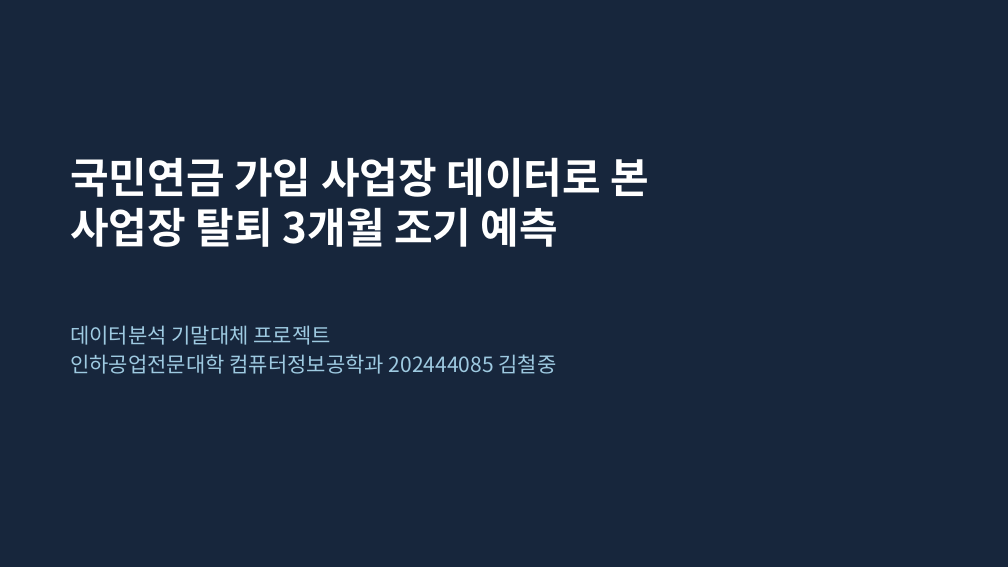
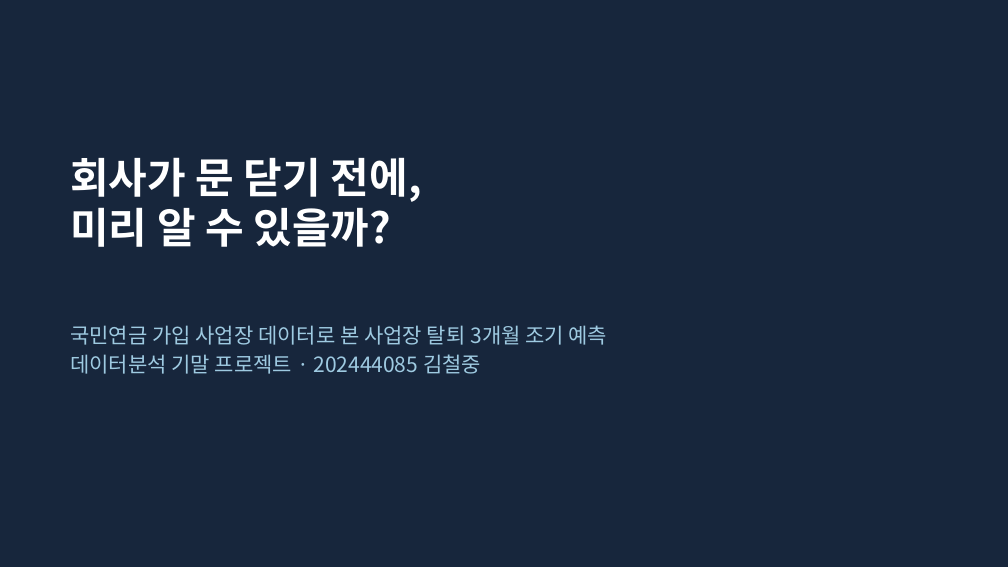
Before and after one commit to cholin3721/NPS-Workplace-Exit-Prediction, a slide deck: slide 1 of docs/202444085_김철중_기말프로젝트_발표.pptx. Drawn at 1008x567 pixels with LibreOffice and Linux fonts; fonts in the diff are those of the drawing. Boxes give left, top, right and bottom in pixels: in the first picture for what was removed or moved away, otherwise in the second. Text is boxed around its words. In the diff, an @@ line names an element or a change of style, - is before the commit and + after.

```diff
--- a/docs/202444085_김철중_기말프로젝트_발표.pptx
+++ b/docs/202444085_김철중_기말프로젝트_발표.pptx
@@ title at box(70, 157, 422, 247): text changed @@
-국민연금 가입 사업장 데이터로 본
-사업장 탈퇴 3개월 조기 예측
+회사가 문 닫기 전에,
+미리 알 수 있을까?
@@ text at box(70, 325, 608, 374): text changed @@
-데이터분석 기말대체 프로젝트
-인하공업전문대학 컴퓨터정보공학과 202444085 김철중
+국민연금 가입 사업장 데이터로 본 사업장 탈퇴 3개월 조기 예측
+데이터분석 기말 프로젝트 · 202444085 김철중
```
Also in this commit, not shown: 6 other slides changed, 3 slides added, 3 slides removed, 6 other files.
